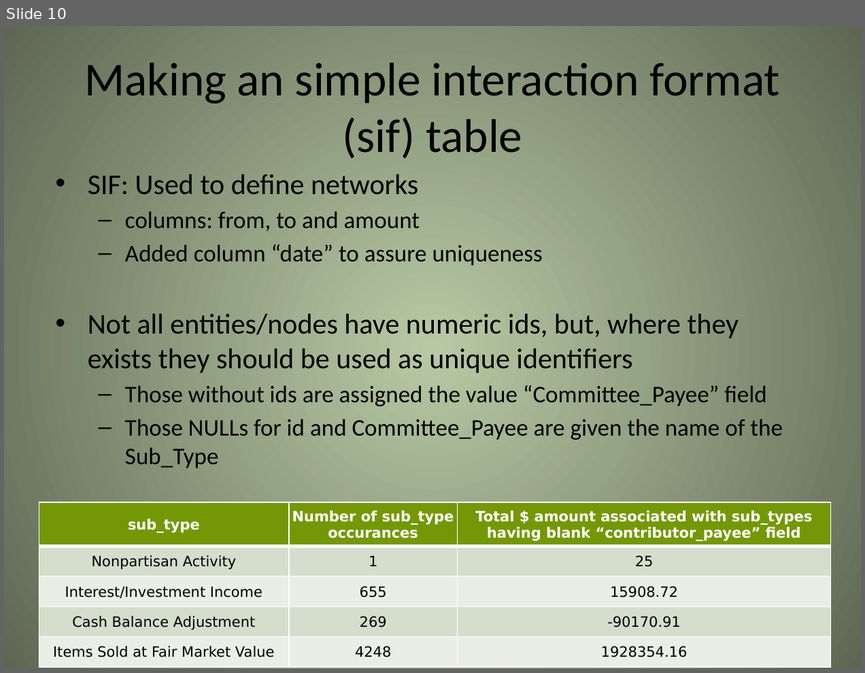
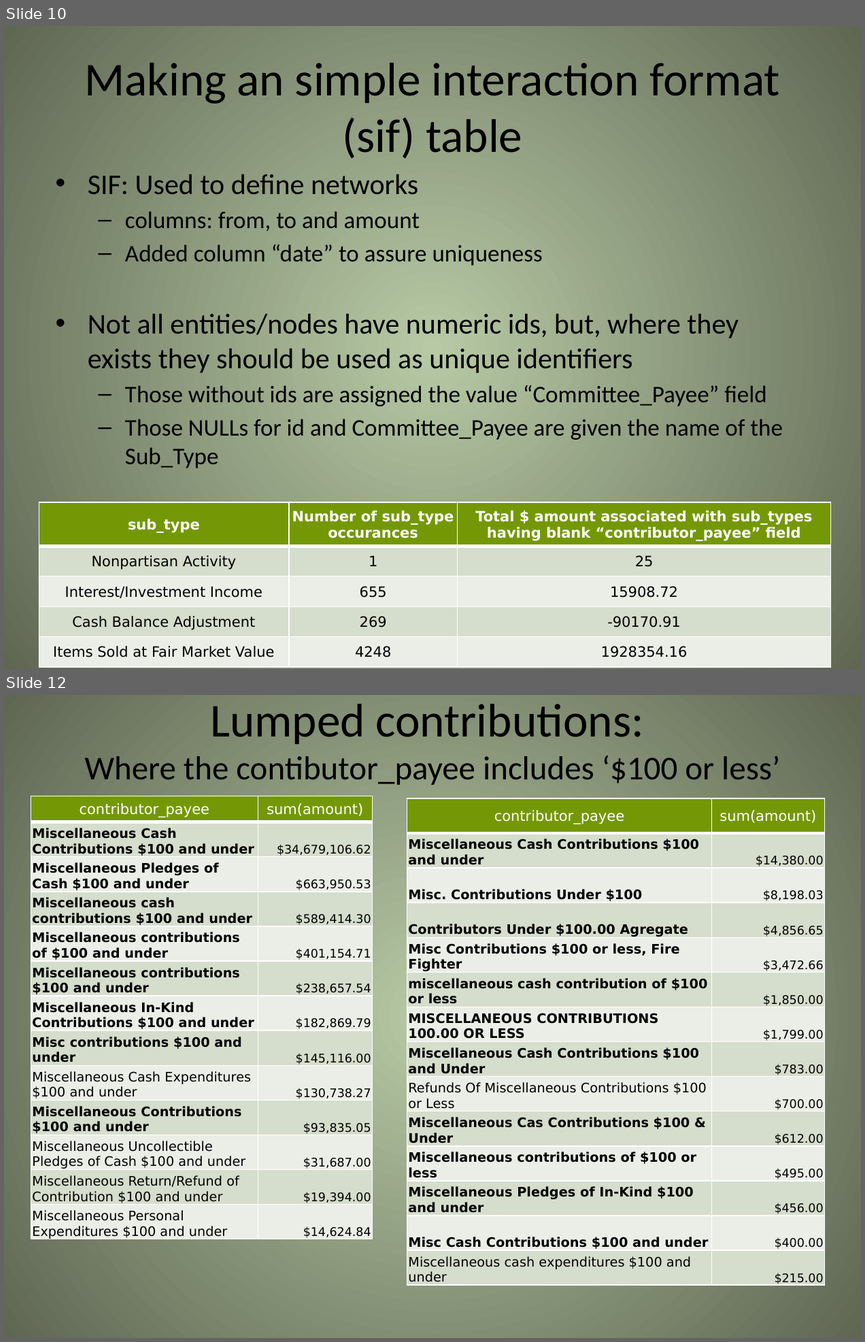
Before and after one commit to hackoregon/btc-backend, a slide deck: dataNotes.pptx. Shown one above the other, each under a label of ours: slide 10 before the commit, slides 10 and 12 after it; the slides between them are not shown. The pictures are 865x673 and 865x1342 pixels, drawn with LibreOffice and Linux fonts; fonts in the diff are those of the drawing. Boxes give left, top, right and bottom in pixels: in the first picture for what was removed or moved away, otherwise in the second. Text is boxed around its words. In the diff, an @@ line names an element or a change of style, - is before the commit and + after.

Commit message:
adds contributor_payee_class column to working_transactions

```diff
--- a/dataNotes.pptx
+++ b/dataNotes.pptx
@@ slide 12 added at [4,695,861,1338], background gradient #B9C9A5 to #5F6853 @@
@@ title added at [85,704,780,785], 28 pt, text #000000 @@
+Lumped contributions:
+Where the contibutor_payee includes ‘$100 or less’
@@ table added at [31,796,372,1241], 13 rows, 2 columns @@
+contributor_payee | sum(amount)
+Miscellaneous Cash Contributions $100 and under | $34,679,106.62
+Miscellaneous Pledges of Cash $100 and under | $663,950.53
+Miscellaneous cash contributions $100 and under | $589,414.30
+Miscellaneous contributions of $100 and under | $401,154.71
+Miscellaneous contributions $100 and under | $238,657.54
+Miscellaneous In-Kind Contributions $100 and under | $182,869.79
+Misc contributions $100 and under | $145,116.00
+Miscellaneous Cash Expenditures $100 and under | $130,738.27
+Miscellaneous Contributions $100 and under | $93,835.05
+Miscellaneous Uncollectible Pledges of Cash $100 and under | $31,687.00
+Miscellaneous Return/Refund of Contribution $100 and under | $19,394.00
+Miscellaneous Personal Expenditures $100 and under | $14,624.84
@@ table added at [407,798,824,1287], 14 rows, 2 columns @@
+contributor_payee | sum(amount)
+Miscellaneous Cash Contributions $100 and under | $14,380.00
+Misc. Contributions Under $100 | $8,198.03
+Contributors Under $100.00 Agregate | $4,856.65
+Misc Contributions $100 or less, Fire Fighter | $3,472.66
+miscellaneous cash contribution of $100 or less | $1,850.00
+MISCELLANEOUS CONTRIBUTIONS 100.00 OR LESS | $1,799.00
+Miscellaneous Cash Contributions $100 and Under | $783.00
+Refunds Of Miscellaneous Contributions $100 or Less | $700.00
+Miscellaneous Cas Contributions $100 & Under | $612.00
+Miscellaneous contributions of $100 or less | $495.00
+Miscellaneous Pledges of In-Kind $100 and under | $456.00
+Misc Cash Contributions $100 and under | $400.00
+Miscellaneous cash expenditures $100 and under | $215.00
```
Also in this commit, not shown: 2 other slides added, 6 other files.
